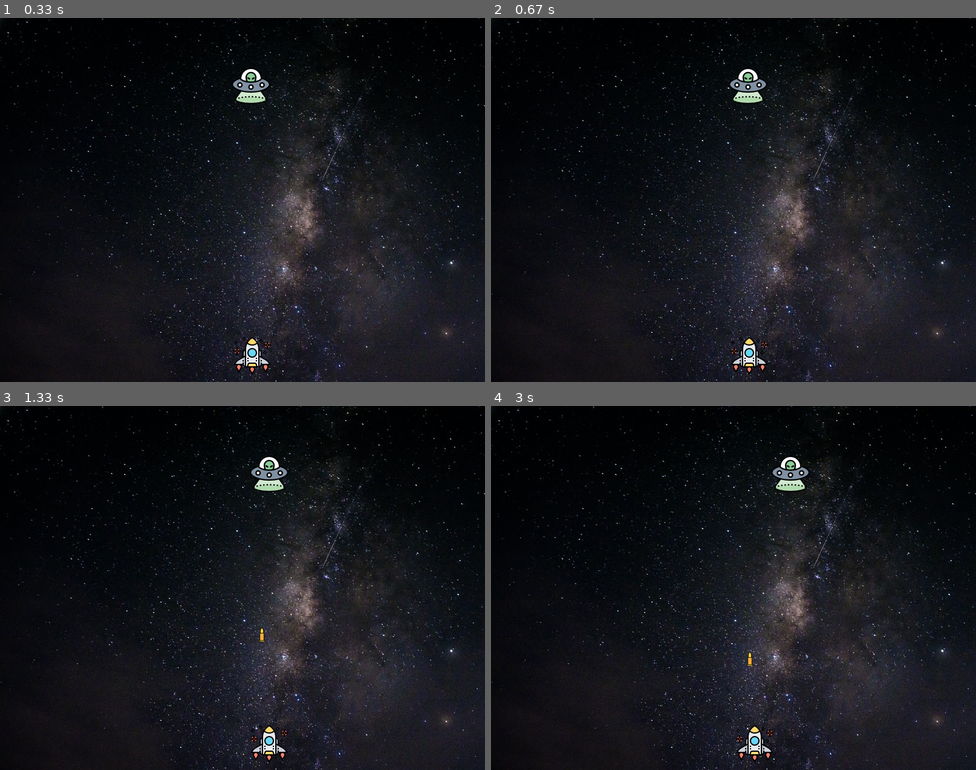
Above: before the commit, frames 1-4 (two rows, left to right).
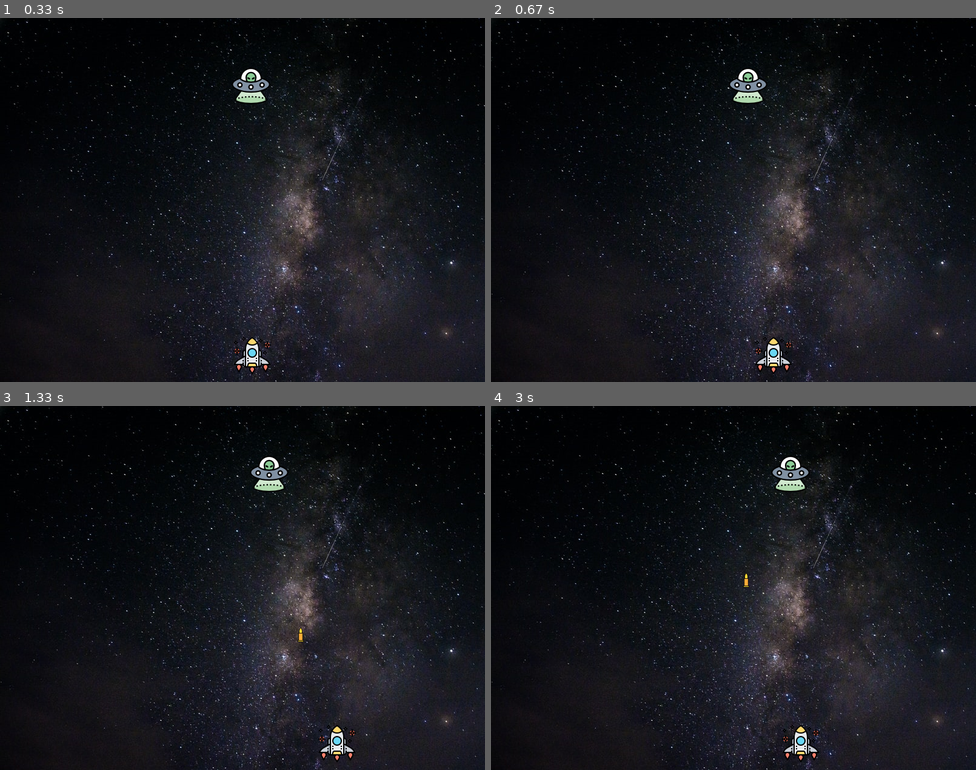
Above: after the commit, the same moments.

Repository: stephenh67/pygame_programs
Game: pygame game, started from space_invaders/si.py
Same seed, same stepped clock (60 frames per second), same inputs: the game is played once before the commit and once after it.
Inputs:
- Up to frame 1 (0.33 s): no input
- Up to frame 2 (0.67 s): hold Right from 0.33 s (still down)
- Up to frame 3 (1.33 s): release Right at 0.8 s; hold Right 0.83-1.3 s; tap Space at 0.9, 1.2 s
- Up to frame 4 (3 s): hold Left 1.33-1.87 s; tap Space at 1.4, 1.7, 1.97, 2.27, 2.4, 2.7 s; hold Left 1.9-2.3 s; hold Right 2.33-2.97 s

Frame 1 is identical in both runs. In frame 2, 0.7% of the frame differs, in the area x 49-63%, y 87-98%; in frame 3, 0.9%, in the area x 51-74%, y 60-98%; in frame 4, 0.9%.

Commit message:
add collisions

Diff:
--- a/space_invaders/si.py
+++ b/space_invaders/si.py
@@ -1,4 +1,6 @@
 import pygame
+import math
+
 
 # initialize the pygame
 pygame.init()
@@ -37,6 +39,8 @@
 bullet_y_change = 5
 bullet_state = 'ready'
 
+score = 0
+
 
 def fire_bullet(x, y):
     global bullet_state
@@ -52,13 +56,21 @@
     screen.blit(alien_img, (int(x), int(y)))
 
 
+def is_collision(enemy_x, enemy_y, bullet_x, bullet_y):
+    distance = math.sqrt(math.pow(enemy_x - bullet_x, 2) + math.pow(enemy_y - bullet_y, 2))
+    if distance < 27:
+        return True
+    else:
+        return False
+
+
 # game loop
 running = True
 while running:
 
     screen.fill((0, 0, 0))
     # set background
-    screen.blit(background, (0,0))
+    screen.blit(background, (0, 0))
     for event in pygame.event.get():
         if event.type == pygame.QUIT:
             running = False
@@ -66,9 +78,9 @@
         # if keystroke is pressed check whether its right or left
         if event.type == pygame.KEYDOWN:
             if event.key == pygame.K_LEFT:
-                player_x_change -= .5
+                player_x_change -= 2.5
             if event.key == pygame.K_RIGHT:
-                player_x_change = .5
+                player_x_change = 2.5
             if event.key == pygame.K_SPACE:
                 if bullet_state == 'ready':
                     # get the current x of ship
@@ -107,6 +119,13 @@
         fire_bullet(bullet_x, bullet_y)
         bullet_y -= bullet_y_change
 
+    # collision
+    collision = is_collision(enemy_x, enemy_y, bullet_x, bullet_y)
+    if collision:
+        bullet_y = 480
+        bullet_state = 'ready'
+        score += 1
+        print(score)
     player(player_x, player_y)
     enemy(enemy_x,enemy_y)
     pygame.display.update()
